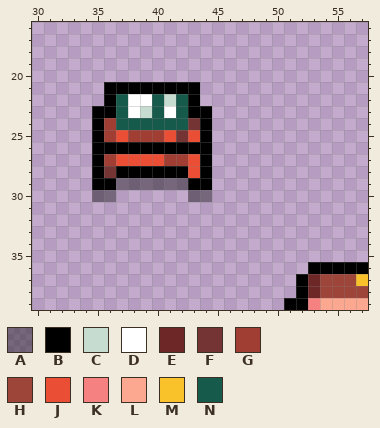
File history of a pixel-art file, Projects/TastyRoad/Assets/Sprites/character.aseprite. That is the earlier state.
80x112 pixels, 1 frame. Shown: x 30..57, y 16..39.
Palette (. is transparent): A #00000064  B #000000  C #c7dcd0  D #ffffff  E #6e2727  F #743433  G #a13e34  H #9e4539  J #ea4f36  K #f68181  L #fca790  M #f9c22b  N #165a4c
Pixels before, first column x 35:
21 .BBBBBBBB..............
22 .BNDDNCNB..............
23 BBNDCNDNBB.............
24 BGNNNNNNFB.............
25 BGJGGGJFJB.............
26 BBBBBBBBBB.............
27 BGJJJJGGJB.............
28 BFBBBBBBJB.............
29 BBAAAAAABB.............
30 AA......AA.............
31 .......................
32 .......................
33 .......................
34 .......................
35 .......................
36 ..................BBBBB
37 .................BEHHHM
38 .................BEHHHH
39 ................BBKLLLL
Once edited:
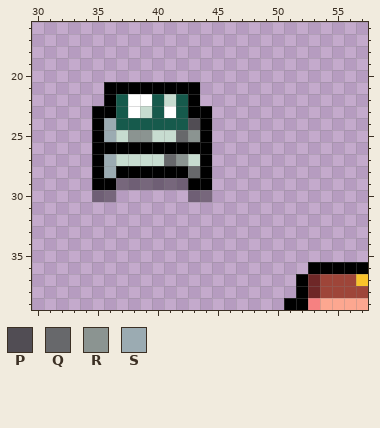
Colours new in this view: P #514d54  Q #67686b  R #8b9491  S #9babb2
Diff:
Changed rows in their new state; - is an unchanged pixel.
first column x 36:
24 S------P
25 SCRRCCQR
27 SCCCCQRC
28 S------Q
Changed places in both pictures, as pixel boxes (x1, y1, x2, y2):
changed: (104, 118, 200, 178)
